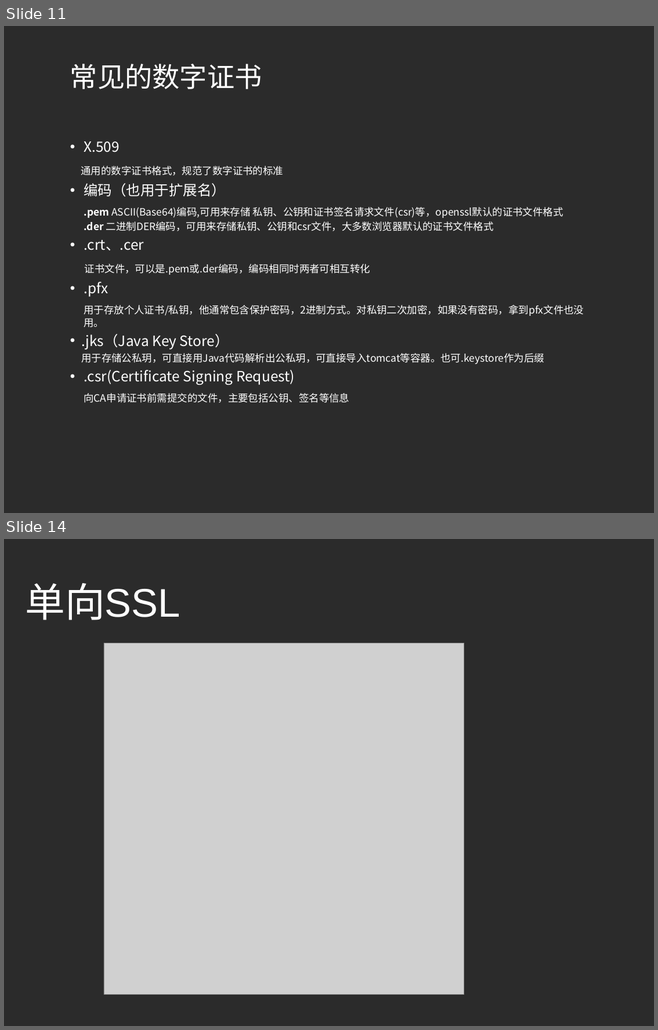
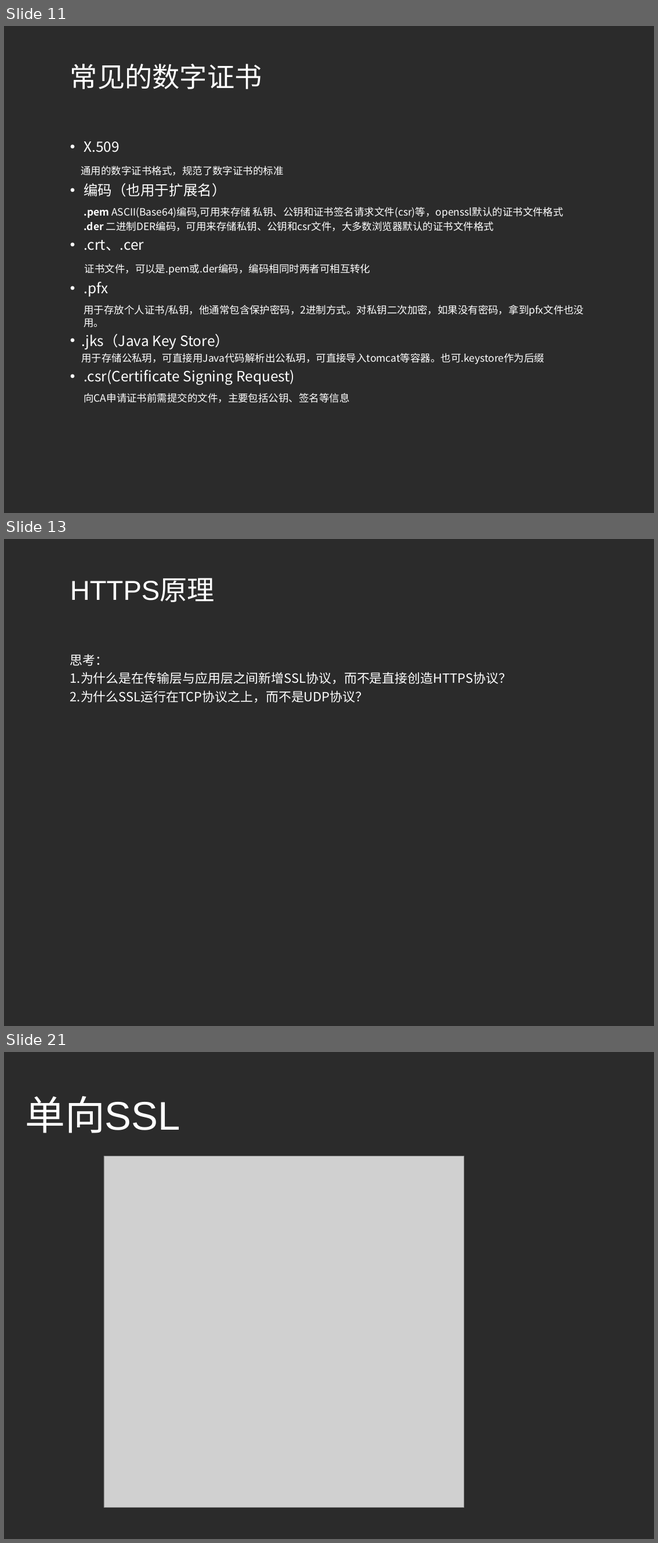
Before and after one commit to fuyongde/cademo, a slide deck: cademo/src/main/resources/认识HTTPS.pptx. Shown one above the other, each under a label of ours: slides 11 and 14 before the commit, slides 11, 13 and 21 after it; the slides between them are not shown. The pictures are 658x1030 and 658x1543 pixels, drawn with LibreOffice and Linux fonts; fonts in the diff are those of the drawing; grey boxes stand for pictures; background and template pictures are left out; a plain dark background stands for a picture behind light text. Boxes give left, top, right and bottom in pixels: in the first picture for what was removed or moved away, otherwise in the second. Text is boxed around its words. In the diff, an @@ line names an element or a change of style, - is before the commit and + after.

```diff
--- a/cademo/src/main/resources/认识HTTPS.pptx
+++ b/cademo/src/main/resources/认识HTTPS.pptx
@@ slide 13 added at (x1=4, y1=539, x2=654, y2=1026), background picture (left out) @@
@@ title added at (x1=70, y1=578, x2=215, y2=602), 43.2 pt, text #FFFFFF @@
+HTTPS原理
@@ subtitle added at (x1=70, y1=654, x2=511, y2=703), 20 pt, text #FFFFFF @@
+思考：
+1.为什么是在传输层与应用层之间新增SSL协议，而不是直接创造HTTPS协议？
+2.为什么SSL运行在TCP协议之上，而不是UDP协议？
@@ what was slide 14 is now slide 21 @@
```
Also in this commit, not shown: 3 slides changed, 9 other slides added, 3 slides removed.
